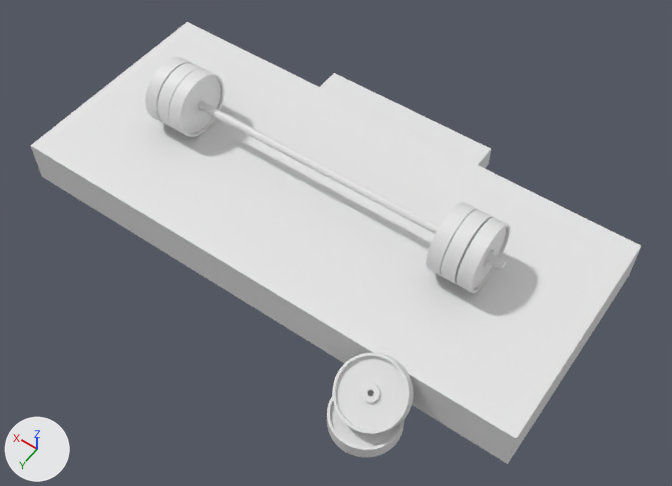
One commit to the Blender file Sanzhar/barbell 2.blend: the scene before it, then after it.
Rendered twice from a 50 mm lens placed at (-15.4, 20.3, 31.1), pointed at (-1.8, 1.3, 1.2). Every picture has the same lights, and +X, +Y and +Z are marked at lower left.

The first picture shows 'Блины', 'Гриф', 'Железо на штангах', 'Лестница для платформы', 'Платформа для штангы'.
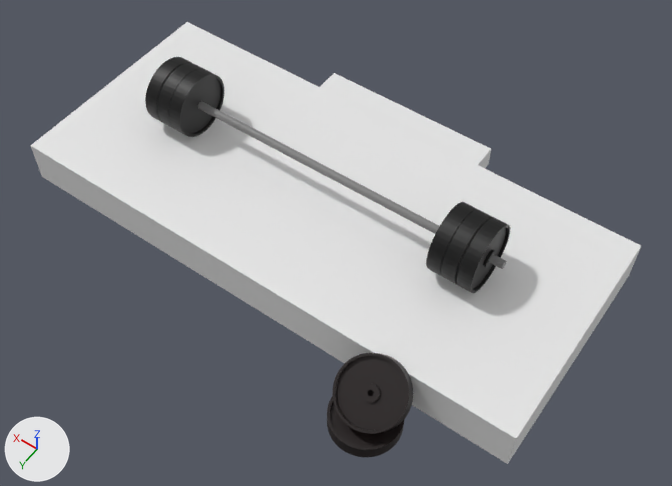
Where the change shows, as pixel boxes [x1, y1, x2, y2] in the pictures (672 x 486 px):
'Железо на штангах', recoloured (white to black): [145, 57, 510, 293] in both
'Блины', recoloured (white to black): [327, 353, 413, 457] in both
'Гриф', recoloured (white to grey): [198, 101, 507, 269] in both

The change in detail:
Material 'Material.001' (mat_material_001) is new.
Its base color is (0.00626, 0.00076, 0.000784) (black #120303).
Material 'Material.002' (mat_material_002) is new.
Its base color is (0.212, 0.212, 0.212) (grey #7f7f7f).
Material 'Material.003' (mat_material_003) is new.
Its base color is (0.0, 0.0, 0.0) (black #000000).
me_cylinder_001 has 6750 vertices, 6228 faces and spans x -1.0..1.0, y -1.0..1.0, z -5.3..47.2.
me_cylinder_001 now uses material mat_material_003 (black #000000).
me_cylinder has 64 vertices, 34 faces and spans x -1.0..1.0, y -1.0..1.0, z -1.0..1.0.
me_cylinder now uses material mat_material_002 (grey #7f7f7f).
me_cylinder_002 has 2340 vertices, 1890 faces, 180 loose edges and spans x -1.01..1.0, y -1.23..1.0, z -7.41..1.0.
me_cylinder_002 now uses material mat_material_001 (black #120303).
